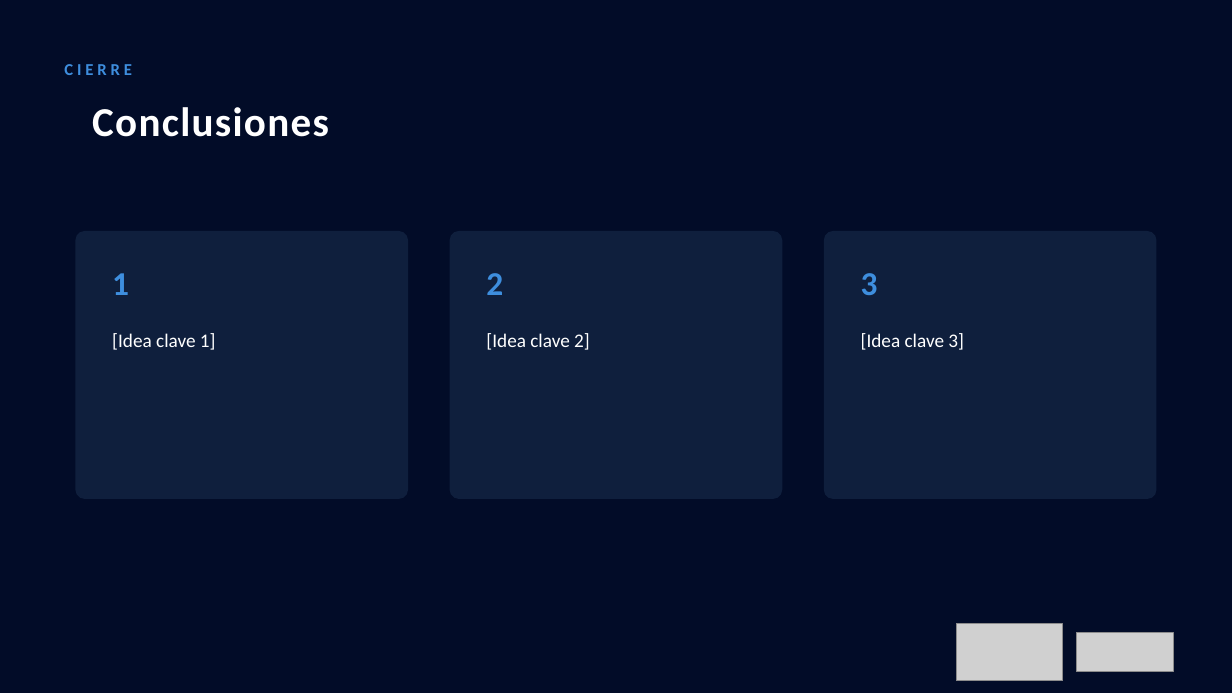
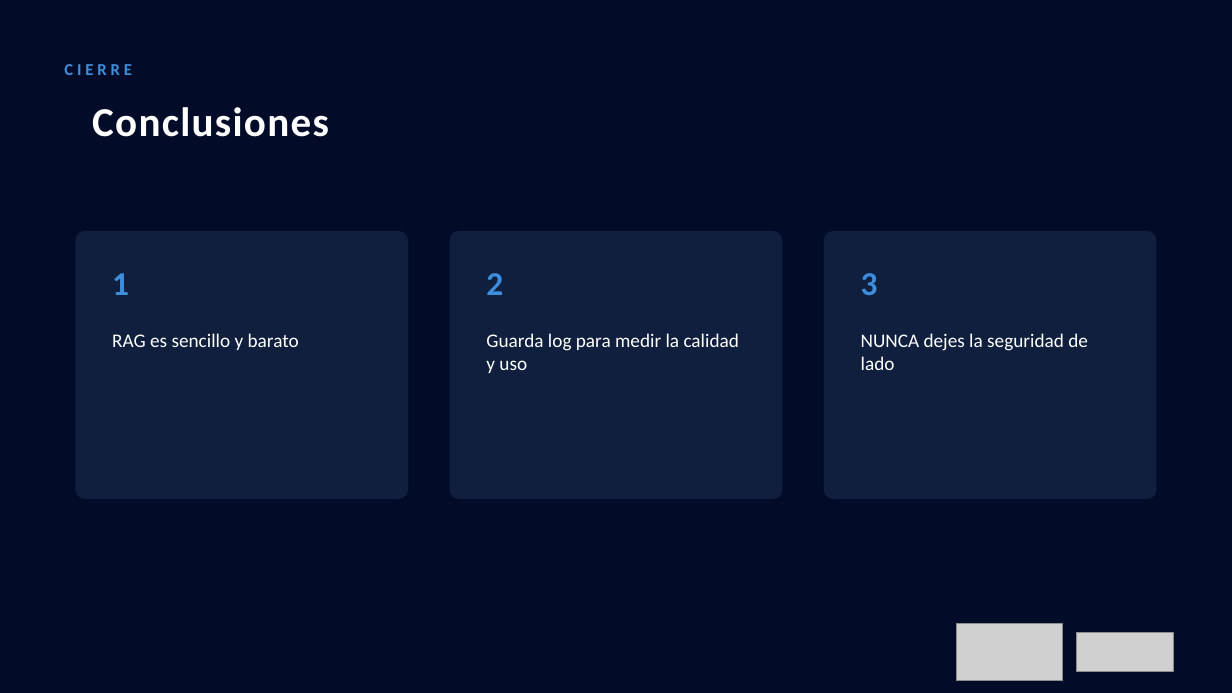
Before and after one commit to SoyDBA/Materiales-Charlas, a slide deck: slide 57 of Workshop Data Saturday LATAM 2026/Roberto_Carrancio-RAG_SQL.pptx. Drawn at 1232x693 pixels with LibreOffice and Linux fonts; fonts in the diff are those of the drawing; grey boxes stand for pictures; background and template pictures are left out. Boxes give left, top, right and bottom in pixels: in the first picture for what was removed or moved away, otherwise in the second. Text is boxed around its words. In the diff, an @@ line names an element or a change of style, - is before the commit and + after.

```diff
--- a/Workshop Data Saturday LATAM 2026/Roberto_Carrancio-RAG_SQL.pptx
+++ b/Workshop Data Saturday LATAM 2026/Roberto_Carrancio-RAG_SQL.pptx
@@ text at bbox=[112, 333, 299, 350]: text changed @@
-[Idea clave 1]
+RAG es sencillo y barato
@@ text at bbox=[486, 333, 739, 373]: text changed @@
-[Idea clave 2]
+Guarda log para medir la calidad y uso
@@ text at bbox=[861, 333, 1088, 370]: text changed @@
-[Idea clave 3]
+NUNCA dejes la seguridad de lado
```
Also in this commit, not shown: 1 other slide changed.
